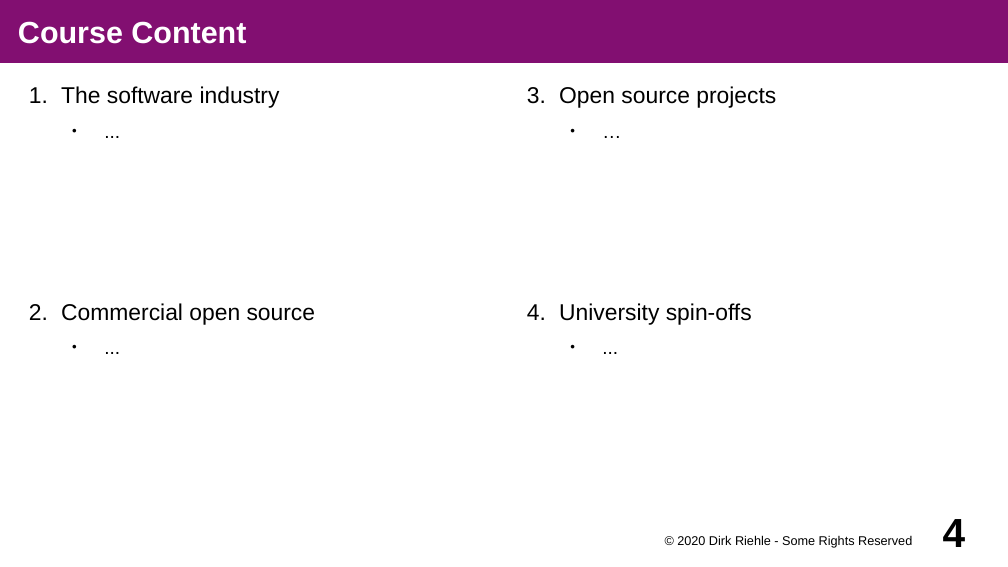
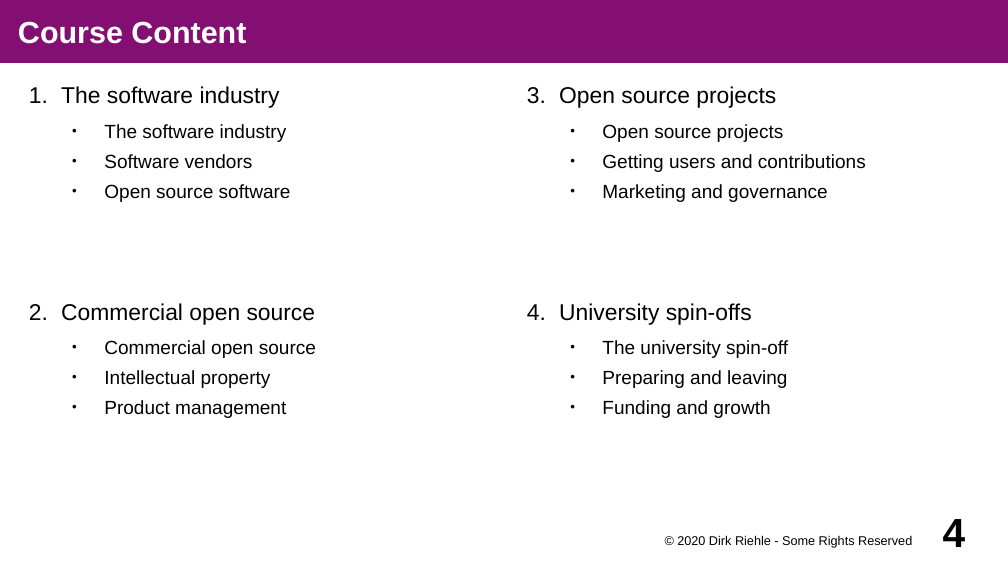
Before and after one commit to dirkriehle/coss-course, a slide deck: slide 4 of Lecture slides/A01 - Course Introduction.odp. Drawn at 1008x567 pixels with LibreOffice and Linux fonts; fonts in the diff are those of the drawing. Boxes give left, top, right and bottom in pixels: in the first picture for what was removed or moved away, otherwise in the second. Text is boxed around its words. In the diff, an @@ line names an element or a change of style, - is before the commit and + after.

```diff
--- a/Lecture slides/A01 - Course Introduction.odp
+++ b/Lecture slides/A01 - Course Introduction.odp
@@ text at <box>104,124,291,202</box>: text changed @@
-  ● ...
+  ● The software industry
+  ● Software vendors
+  ● Open source software
@@ text at <box>602,124,866,202</box>: text changed @@
-  ● …
+  ● Open source projects
+  ● Getting users and contributions
+  ● Marketing and governance
@@ text at <box>104,340,316,418</box>: text changed @@
-  ● ...
+  ● Commercial open source
+  ● Intellectual property
+  ● Product management
@@ text at <box>602,340,788,418</box>: text changed @@
-  ● ...
+  ● The university spin-off
+  ● Preparing and leaving
+  ● Funding and growth
```
Also in this commit, not shown: 3 other slides changed, 3 other files.
